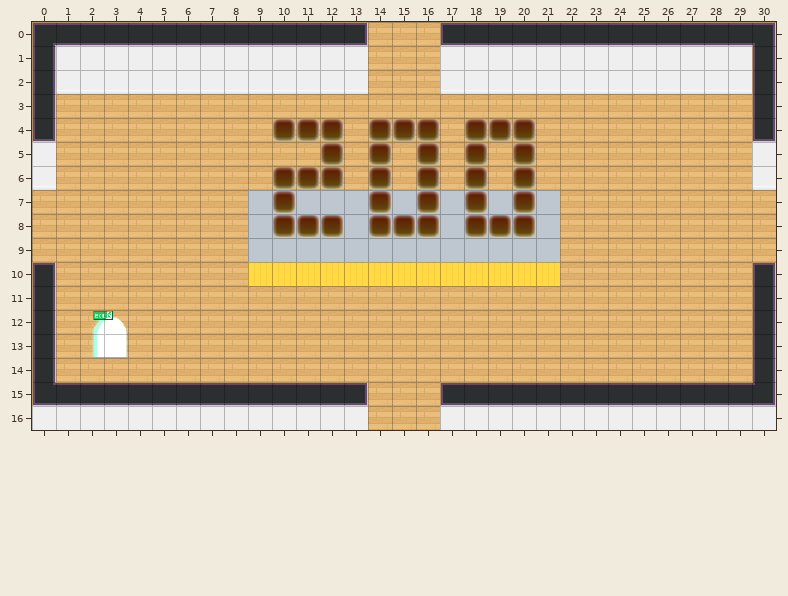
Tiled map (JSON) -- dist/map/200.json. Above: the version before the commit.
Cells are 32x32 px. Shown: x 0..30, y 0..16.
New version:
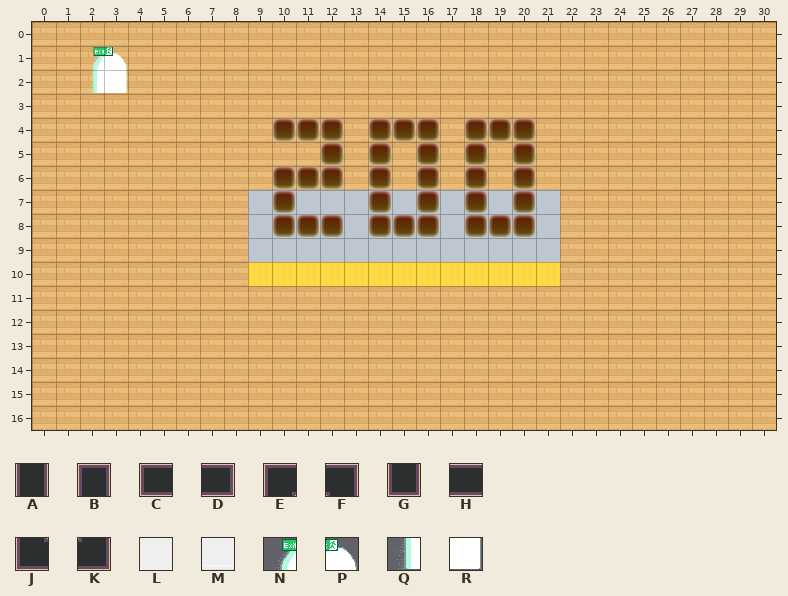
Key: from "tileset5_export": A 44, B 45, C 46, D 47, E 48, F 49, G 55, H 56, J 58, K 59, L 62, M 72; from "worldExit": N 0, P 1, Q 2, R 3.
_ is an empty cell.
What changed:
Layer "walls" (now hidden):
Tile A is removed in rows 1 to 3 at x 0 and 30; in rows 11 to 14 at x 0 and 30.
Tile B is removed in row 10 at x 0 and 30.
Tile C is removed in row 0 at x 17; in row 15 at x 17.
Tile D is removed in row 0 at x 13; in row 15 at x 13.
Tile E is removed in row 0 at x 0.
Tile F is removed in row 0 at x 30.
Tile G is removed in row 4 at x 0 and 30.
Tile H is removed in row 0 at x 1 to 12 and 18 to 29; in row 15 at x 1 to 12 and 18 to 29.
Tile J is removed in row 15 at x 0.
Tile K is removed in row 15 at x 30.
Tile L is removed in row 1 at x 1 to 13 and 17 to 29; in row 5 at x 0 and 30; in row 16 at x 0 to 13 and 17 to 30.
Tile M is removed in row 2 at x 1 to 13 and 17 to 29; in row 6 at x 0 and 30.
Layer "LOBBYx":
Tile N now appears in row 1 at x 2.
Tile P now appears in row 1 at x 3.
Tile Q now appears in row 2 at x 2.
Tile R now appears in row 2 at x 3.
Tile N is removed in row 12 at x 2.
Tile P is removed in row 12 at x 3.
Tile Q is removed in row 13 at x 2.
Tile R is removed in row 13 at x 3.
Changed places in both pictures, as pixel boxes (x1, y1, x2, y2):
changed: (32, 22, 368, 190)
removed: (440, 22, 776, 190)
removed: (32, 262, 368, 430)
removed: (440, 262, 776, 430)
